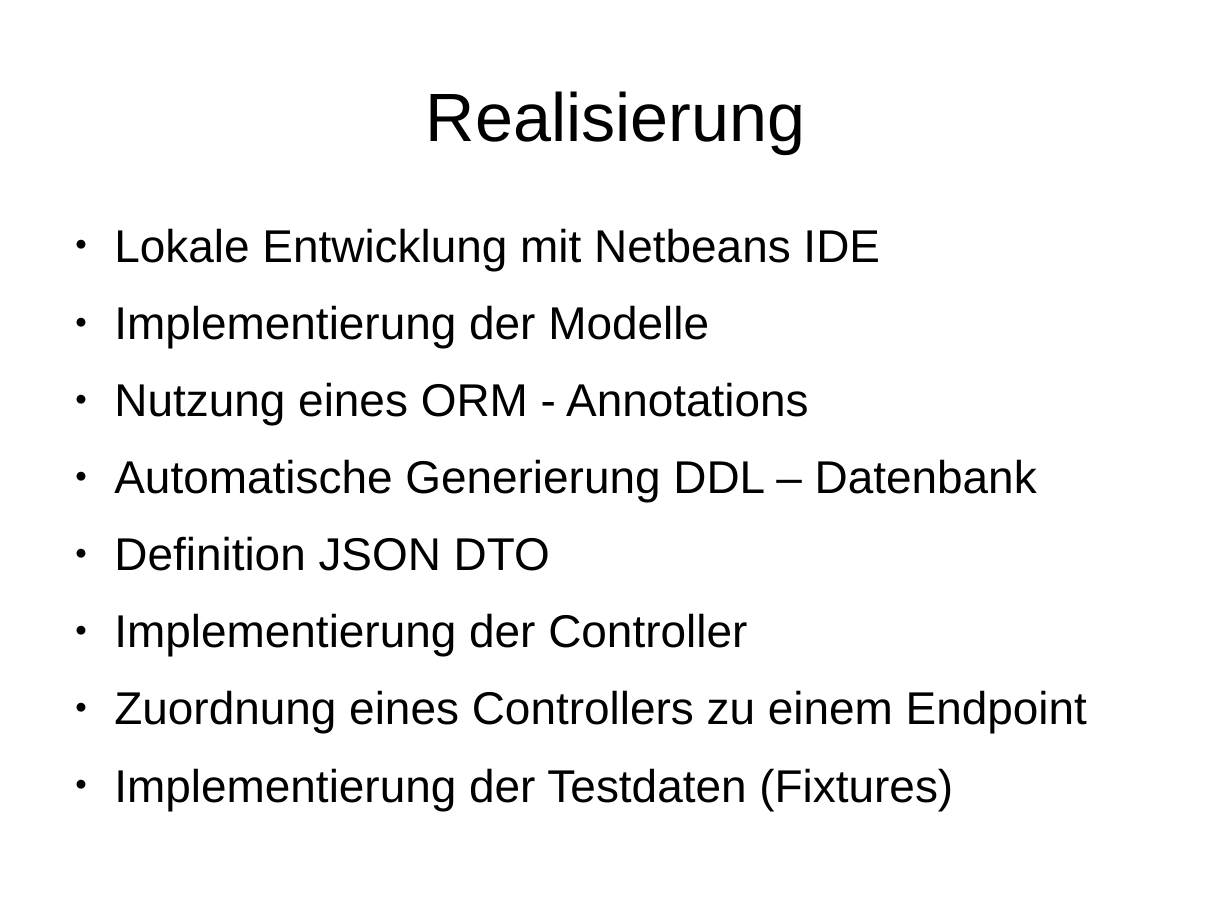
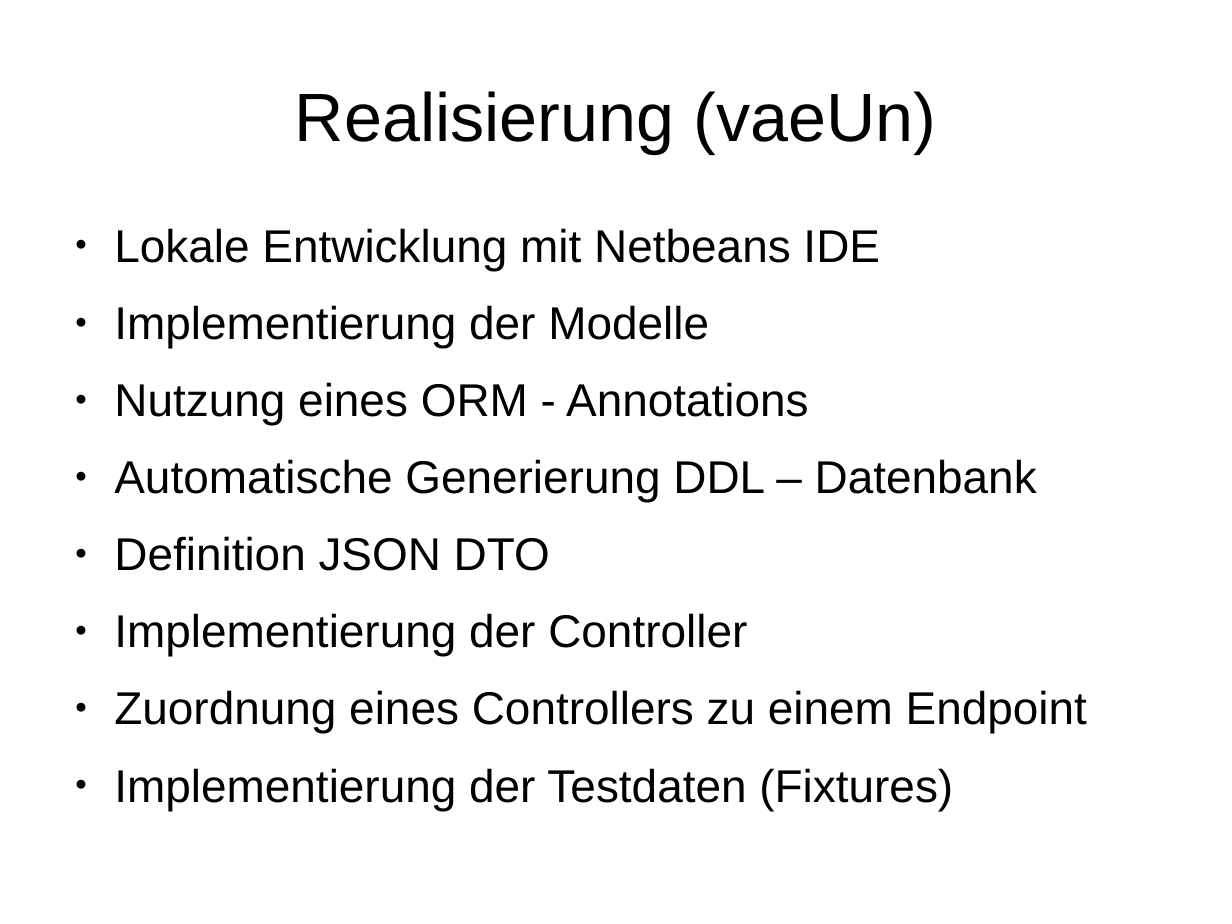
Before and after one commit to janhelmle/weiterbildung_fachinformatiker_ihk_projektantrag, a slide deck: slide 11 of praesentation/presentation_v1.odp. Drawn at 1232x924 pixels with LibreOffice and Linux fonts; fonts in the diff are those of the drawing. Boxes give left, top, right and bottom in pixels: in the first picture for what was removed or moved away, otherwise in the second. Text is boxed around its words. In the diff, an @@ line names an element or a change of style, - is before the commit and + after.

```diff
--- a/praesentation/presentation_v1.odp
+++ b/praesentation/presentation_v1.odp
@@ title at bbox=[295, 91, 936, 153]: text changed @@
-Realisierung
+Realisierung (vaeUn)
```
Also in this commit, not shown: 13 other slides changed.
